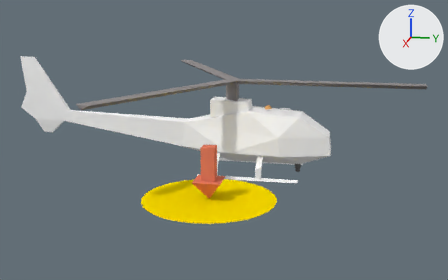
An edit to the Blender file components/robots/ressac/ressac-with_gear-3.0.blend, drawn before and after from the same camera.
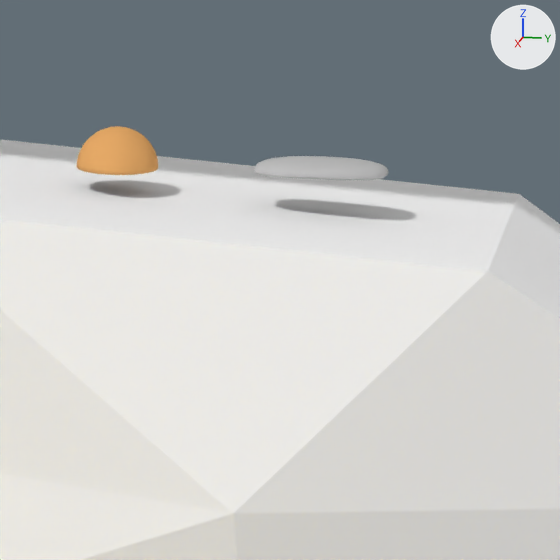
Each version is shown whole from a 50 mm lens placed at (10.52, 1.93, 3.04), pointed at (0.13, -0.15, 0.44), then close up on the part from 58% to 68% of the width and 34% to 51% of the height. Lighting does not change. The marker at upper right points along +X, +Y and +Z.

Objects in the first close-up: 'GPS_box', 'Sphere', 'airframe'.
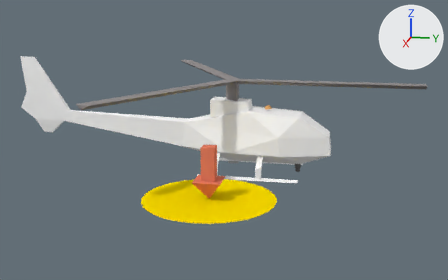
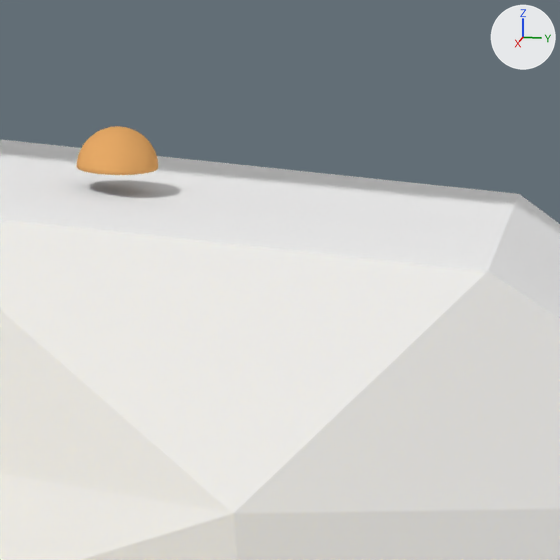
ob_gps_ned is not drawn itself; it is the parent of ob_gps_box.

Boxes (x1, y1, x2, y2) around the edits, measured in the close-ups (560 x 560 px):
'GPS_box', moved (not visible afterwards)
    before: (255, 156, 389, 180)

Patch to the scene script:
```diff
--- a/components/robots/ressac/ressac-with_gear-3.0.blend.py
+++ b/components/robots/ressac/ressac-with_gear-3.0.blend.py
@@ ob_gps_ned @@
 ob_gps_ned.matrix_parent_inverse = Matrix(((0.0, 1.0, 0.0, 0.0), (1.0, 0.0, 0.0, 0.0), (0.0, 0.0, -1.0, 0.0), (0.0, 0.0, 0.0, 1.0)))
-ob_gps_ned.location = (0.0, 0.9, 1.0)
+ob_gps_ned.location = (0.0, 0.0, 0.0)
```
